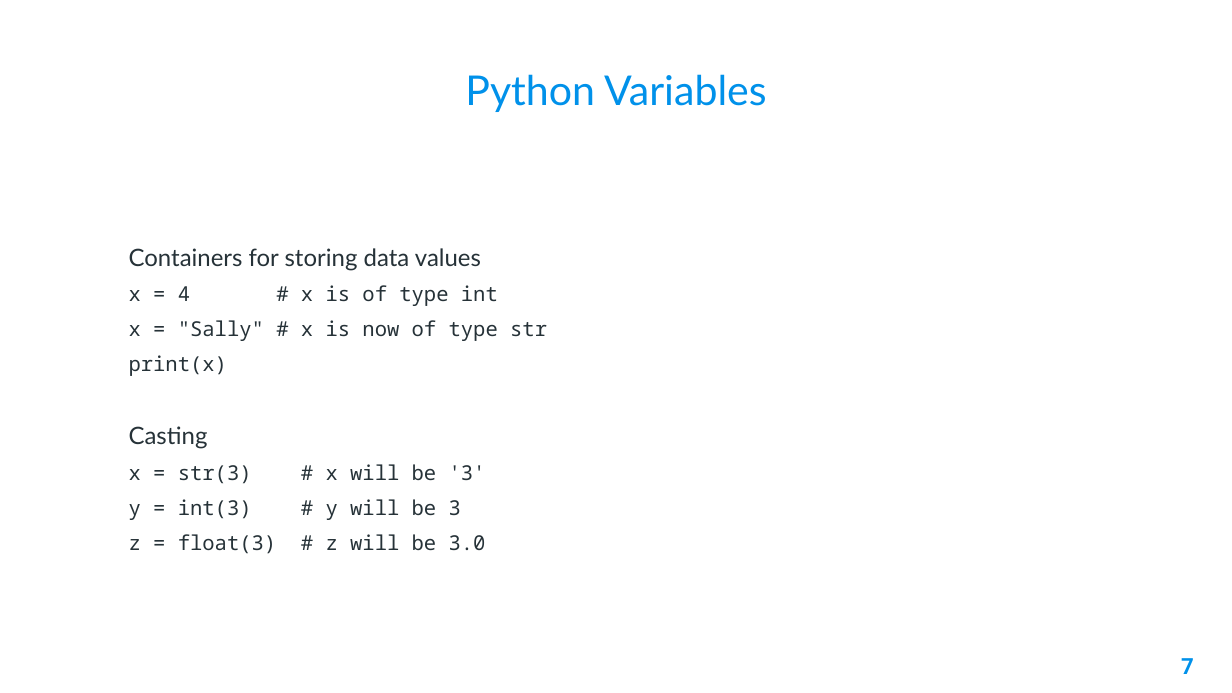
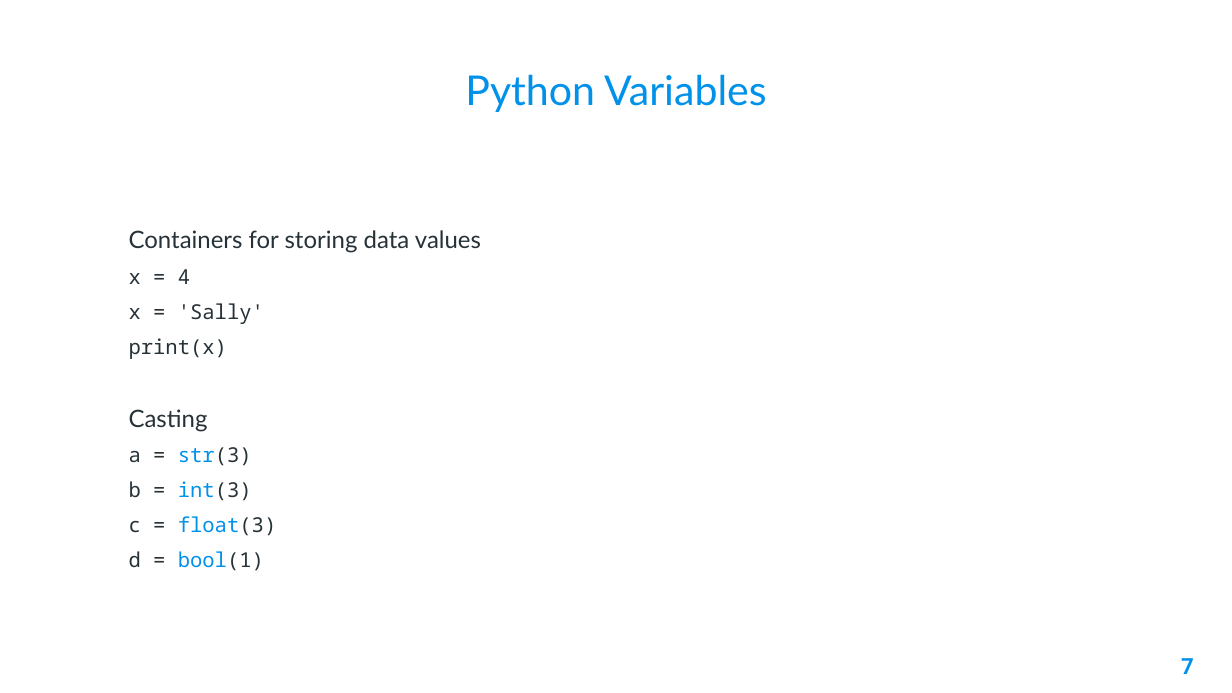
Before and after one commit to AleeRezaa/learn-python, a slide deck: slide 7 of Python.pptx. Drawn at 1232x693 pixels with LibreOffice and Linux fonts; fonts in the diff are those of the drawing; background and template pictures are left out. Boxes give left, top, right and bottom in pixels: in the first picture for what was removed or moved away, otherwise in the second. Text is boxed around its words. In the diff, an @@ line names an element or a change of style, - is before the commit and + after.

```diff
--- a/Python.pptx
+++ b/Python.pptx
@@ text at bbox=[129, 269, 264, 324]: text changed @@
-x = 4 # x is of type int
-x = "Sally" # x is now of type str
+x = 4
+x = 'Sally'
@@ text at bbox=[129, 447, 277, 571]: text changed @@
-x = str(3) # x will be '3'
-y = int(3) # y will be 3
-z = float(3) # z will be 3.0
+a = str(3)
+b = int(3)
+c = float(3)
+d = bool(1)
```
Also in this commit, not shown: 4 other slides changed, 1 slide added, 2 other files.
